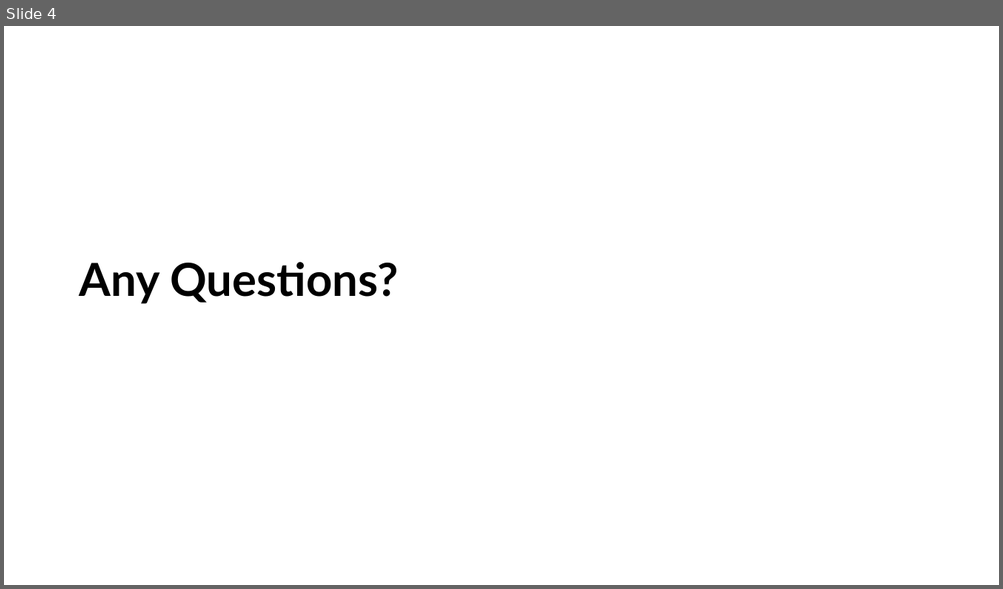
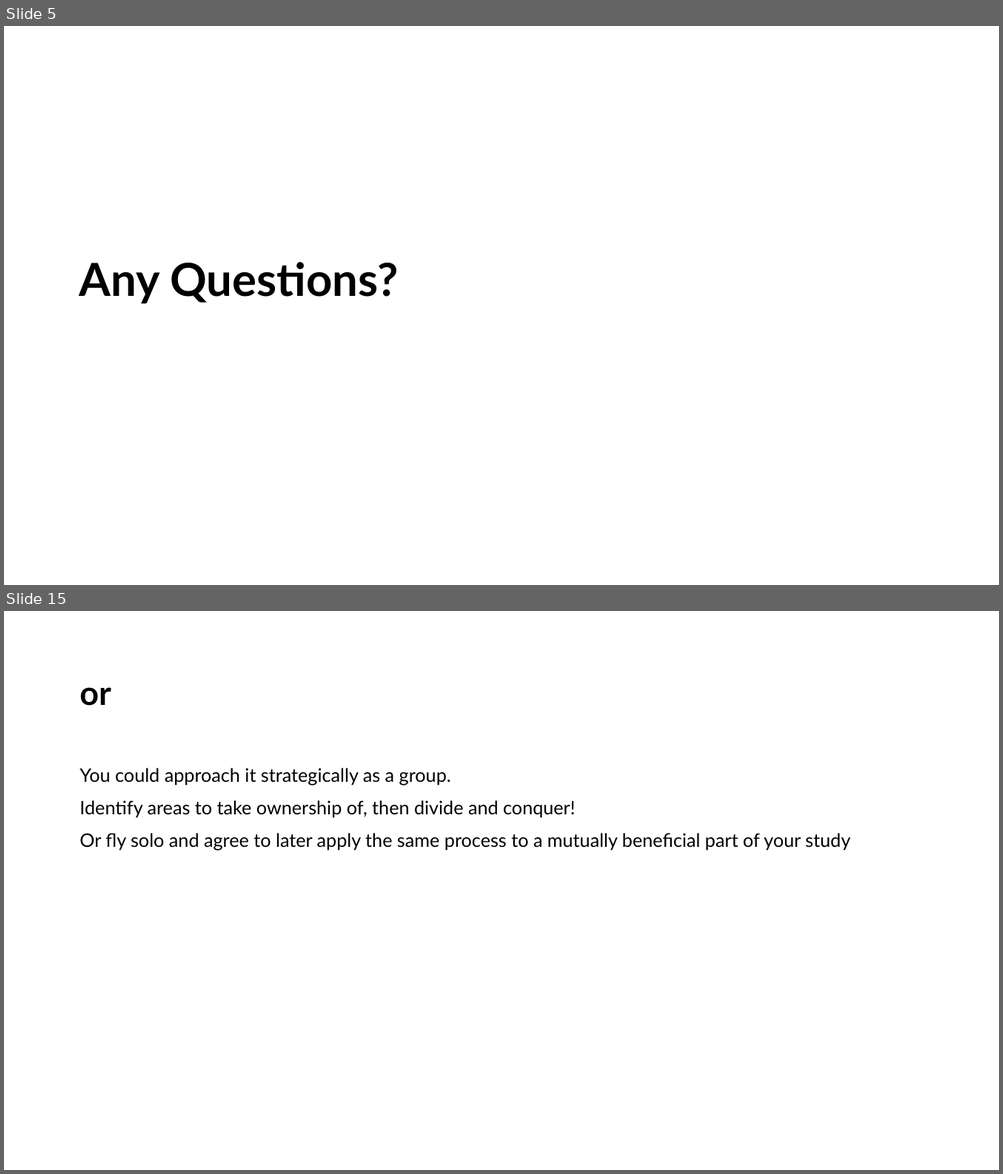
Before and after one commit to LittleMonkeyLab/PS52007Dslides, a slide deck: _site/lectures/Lecture03/Lecture03.pptx. Shown one above the other, each under a label of ours: slide 4 before the commit, slides 5 and 15 after it; the slides between them are not shown. The pictures are 1003x589 and 1003x1174 pixels, drawn with LibreOffice and Linux fonts; fonts in the diff are those of the drawing; background and template pictures are left out. Boxes give left, top, right and bottom in pixels: in the first picture for what was removed or moved away, otherwise in the second. Text is boxed around its words. In the diff, an @@ line names an element or a change of style, - is before the commit and + after.

```diff
--- a/_site/lectures/Lecture03/Lecture03.pptx
+++ b/_site/lectures/Lecture03/Lecture03.pptx
@@ slide 15 added at (4,611,999,1170), background #FFFFFF @@
@@ title added at (79,687,111,706), 32 pt, text #000000, bold @@
+or
@@ text added at (79,768,850,851), 18 pt, text #000000 @@
+You could approach it strategically as a group.
+Identify areas to take ownership of, then divide and conquer!
+Or fly solo and agree to later apply the same process to a mutually beneficial part of your study
@@ what was slide 4 is now slide 5 @@
```
Also in this commit, not shown: 2 slides changed, 22 other slides added, 1 slide removed, 47 other files.
